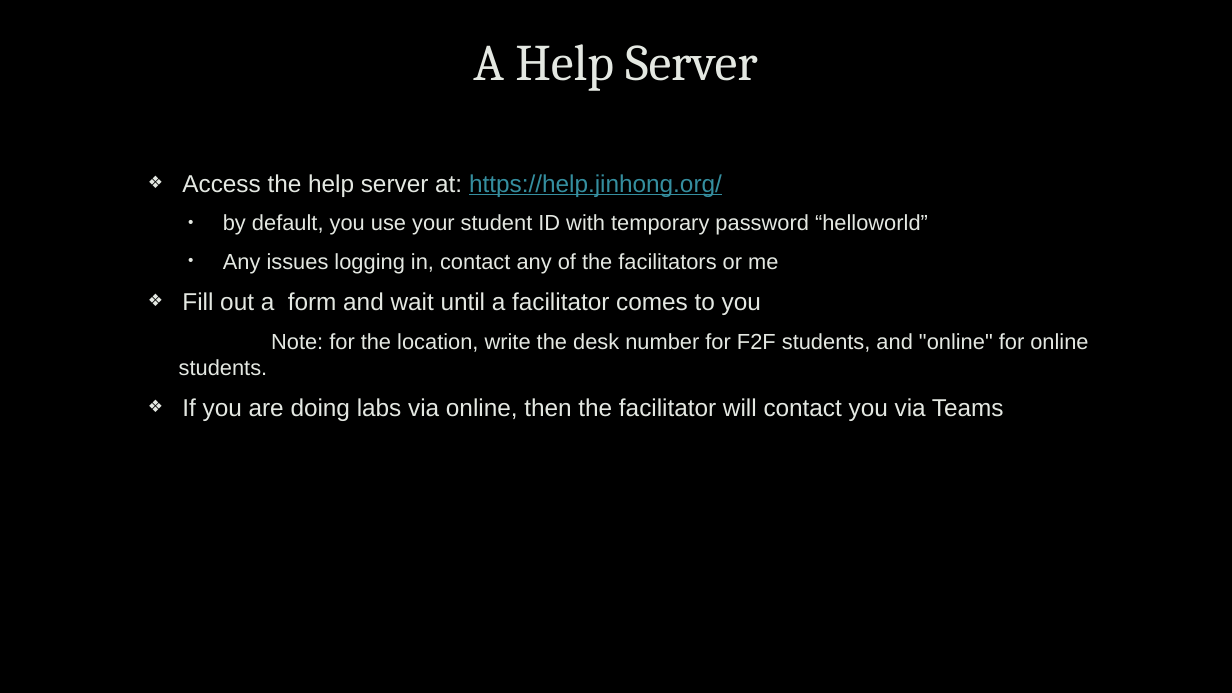
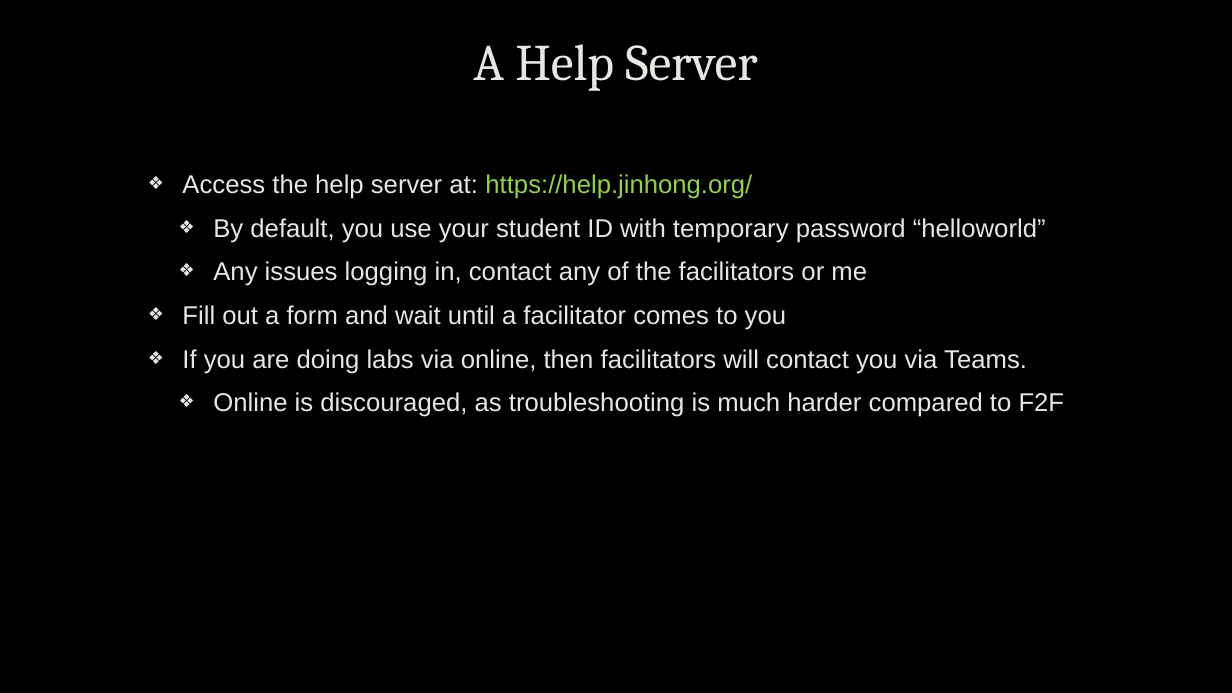
Before and after one commit to uwacyber/cits1003, a slide deck: slide 22 of cits1003-lecture_slides/CITS1003-0 Overview.pptx (slide 21 before the commit). Drawn at 1232x693 pixels with LibreOffice and Linux fonts; fonts in the diff are those of the drawing; background and template pictures are left out. Boxes give left, top, right and bottom in pixels: in the first picture for what was removed or moved away, otherwise in the second. Text is boxed around its words. In the diff, an @@ line names an element or a change of style, - is before the commit and + after.

```diff
--- a/cits1003-lecture_slides/CITS1003-0 Overview.pptx
+++ b/cits1003-lecture_slides/CITS1003-0 Overview.pptx
@@ text at (x1=182, y1=174, x2=867, y2=330): size 19 to 20 pt in "Access the help server at: https://help.jinhong.org/", "Fill out a form and wait until ..."; text colour #358E9F to #92D050, underline off in "https://help.jinhong.org/"; size 17 to 20 pt in "Any issues logging in, contact any of ..."; bullet • to ❖ @@
@@ text at (x1=213, y1=218, x2=1046, y2=243): text changed; size 17 to 20 pt @@
-    • by default, you use your student ID with temporary password “helloworld”
+    ❖ By default, you use your student ID with temporary password “helloworld”
@@ text at (x1=182, y1=349, x2=1065, y2=417): text changed; size 17 to 20 pt @@
-    Note: for the location, write the desk number for F2F students, and "online" for online students.
-  ❖ If you are doing labs via online, then the facilitator will contact you via Teams
+  ❖ If you are doing labs via online, then facilitators will contact you via Teams.
+    ❖ Online is discouraged, as troubleshooting is much harder compared to F2F
```
Also in this commit, not shown: 29 other slides changed, 1 slide added, 1 slide removed.
